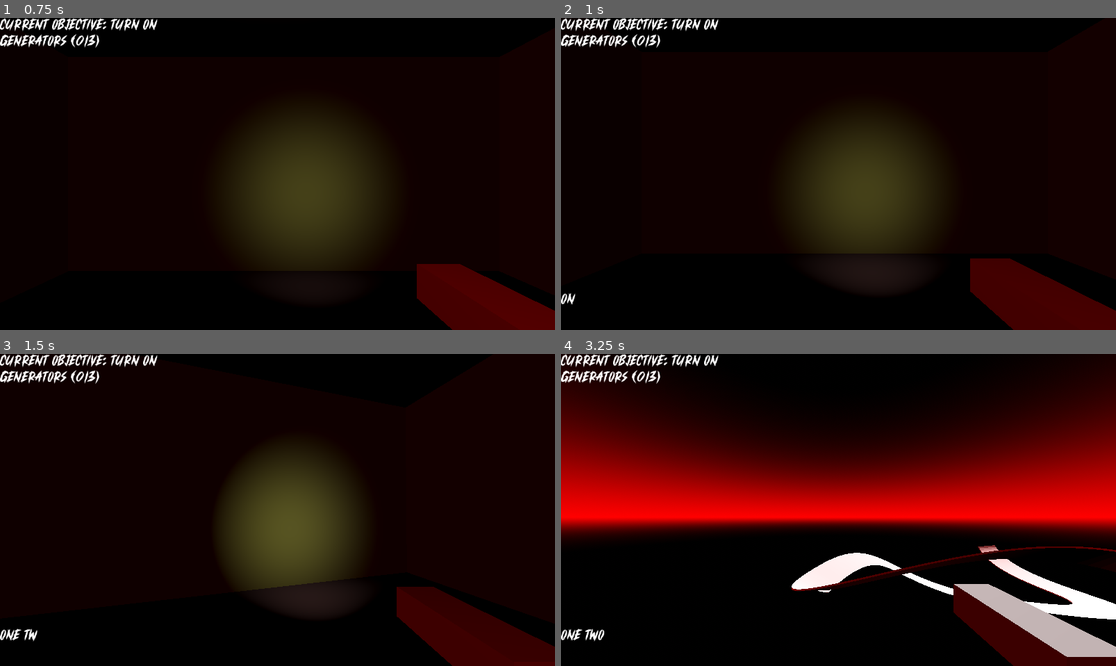
Above: before the commit, frames 1-4 (two rows, left to right).
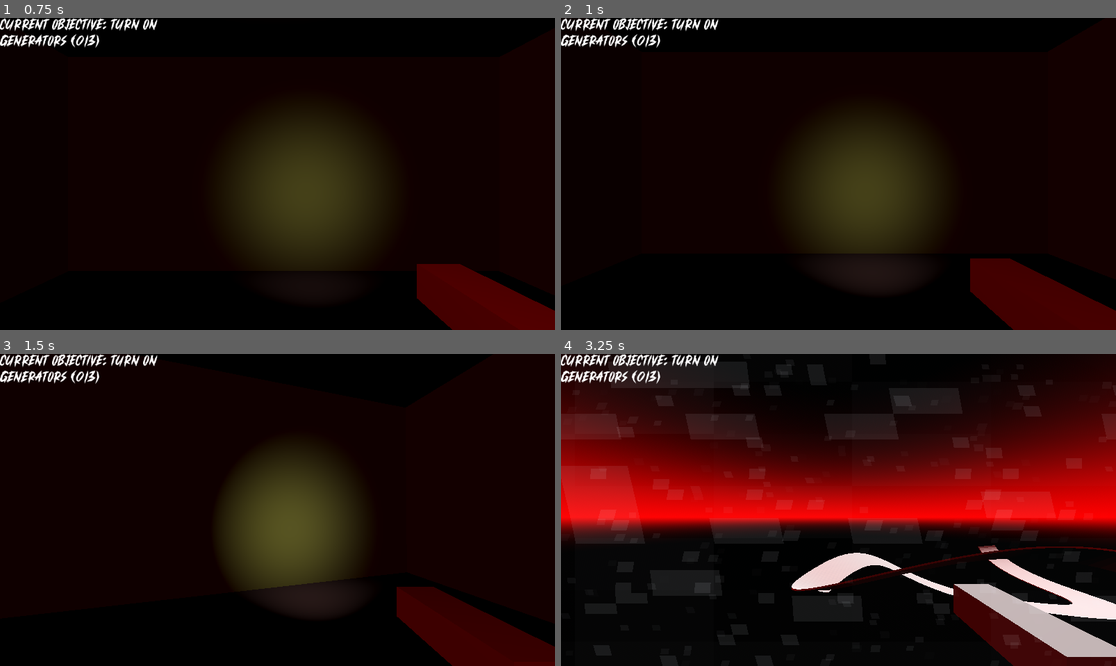
Above: after the commit, the same moments.

Repository: CodeOS99/Blackout
Game: Godot game, scene res://scenes/main_menu.tscn
Same seed, same stepped clock (60 frames per second), same inputs: the game is played once before the commit and once after it.
Inputs (mouse positions are in pixels of both pictures, inside the frame that each line leads up to):
- Up to frame 1 (0.75 s): click "Play" at 0.5 s
- Up to frame 2 (1 s): no input
- Up to frame 3 (1.5 s): tap Enter at 1.25 s; move the mouse to (305, 510) at 1.27 s; hold W (up) from 1.28 s (still down); hold Shift (sprint) from 1.28 s (still down)
- Up to frame 4 (3.25 s): keep holding W (up); tap Space (jump) at 1.52, 2.27 s; move the mouse to (810, 510) at 2.02 s; release Shift (sprint) at 2.03 s; tap Alt at 2.1 s; move the mouse to (849, 503) at 2.77 s; hold Shift (sprint) from 2.78 s (still down)

Frame 1 is identical in both runs. In frame 2, less than 0.1% of the frame differs, in the area x 0-3%, y 88-92%; in frame 3, 0.1%; in frame 4, 11%, in the area x 0-100%, y 2-100%.

Commit message:
Added a blizzard shader

Diff:
--- a/scenes/main_game.tscn
+++ b/scenes/main_game.tscn
@@ -1,8 +1,10 @@
-[gd_scene load_steps=20 format=3 uid="uid://b4lbffa2xhd1l"]
+[gd_scene load_steps=23 format=3 uid="uid://b4lbffa2xhd1l"]
 
 [ext_resource type="PackedScene" uid="uid://dn85pabpofvf6" path="res://scenes/player.tscn" id="1_t0vlm"]
 [ext_resource type="PackedScene" uid="uid://d3cdat5hlunpu" path="res://assets/doors/Door A.fbx" id="3_5xfrt"]
 [ext_resource type="Material" uid="uid://0srlogl3whdu" path="res://assets/materials/wall.tres" id="3_qxcw0"]
+[ext_resource type="Texture2D" uid="uid://b22dknk4cy2qc" path="res://assets/snowtexture.jpeg" id="4_1x4gk"]
+[ext_resource type="Script" path="res://scripts/blizzard_shader_detector.gd" id="5_7hb0s"]
 
 [sub_resource type="ProceduralSkyMaterial" id="ProceduralSkyMaterial_0hhfp"]
 sky_top_color = Color(0, 0, 0, 1)
@@ -23,7 +25,6 @@
 fog_light_energy = 2.18
 fog_density = 0.015
 volumetric_fog_enabled = true
-volumetric_fog_density = 0.025
 
 [sub_resource type="StandardMaterial3D" id="StandardMaterial3D_4k0ic"]
 albedo_color = Color(0.1594, 0.0448286, 0.00867484, 1)
@@ -65,6 +66,11 @@
 point_count = 6
 
 [sub_resource type="StandardMaterial3D" id="StandardMaterial3D_uyacc"]
+albedo_texture = ExtResource("4_1x4gk")
+uv1_triplanar = true
+
+[sub_resource type="BoxShape3D" id="BoxShape3D_csitc"]
+size = Vector3(26.7909, 14.4498, 25)
 
 [node name="MainGame" type="Node3D"]
 
@@ -172,4 +178,14 @@
 path_joined = false
 material = SubResource("StandardMaterial3D_uyacc")
 
+[node name="BlizzardShaderDetector" type="Area3D" parent="."]
+script = ExtResource("5_7hb0s")
+
+[node name="CollisionShape3D" type="CollisionShape3D" parent="BlizzardShaderDetector"]
+transform = Transform3D(1, 0, 0, 0, 1, 0, 0, 0, 1, 0.895447, 6.7249, 0)
+shape = SubResource("BoxShape3D_csitc")
+
+[connection signal="body_entered" from="BlizzardShaderDetector" to="BlizzardShaderDetector" method="_on_body_entered"]
+[connection signal="body_exited" from="BlizzardShaderDetector" to="BlizzardShaderDetector" method="_on_body_exited"]
+
 [editable path="Player"]
--- a/scenes/player.tscn
+++ b/scenes/player.tscn
@@ -1,7 +1,8 @@
-[gd_scene load_steps=6 format=3 uid="uid://dn85pabpofvf6"]
+[gd_scene load_steps=8 format=3 uid="uid://dn85pabpofvf6"]
 
 [ext_resource type="Script" path="res://scripts/player.gd" id="1_sey8o"]
 [ext_resource type="Script" path="res://scripts/dialogue_label.gd" id="2_xoino"]
+[ext_resource type="Shader" path="res://scripts/shader/screen_snow.gdshader" id="3_fc83t"]
 
 [sub_resource type="CapsuleMesh" id="CapsuleMesh_5ngrx"]
 height = 5.0
@@ -11,6 +12,13 @@
 
 [sub_resource type="BoxMesh" id="BoxMesh_l12op"]
 size = Vector3(0.43, 0.35, 1)
+
+[sub_resource type="ShaderMaterial" id="ShaderMaterial_nbony"]
+shader = ExtResource("3_fc83t")
+shader_parameter/snow_speed = 3.0
+shader_parameter/particle_density = 0.4
+shader_parameter/wind_chaos = 1.2
+shader_parameter/vignette_amount = 0.12
 
 [node name="Player" type="CharacterBody3D"]
 script = ExtResource("1_sey8o")
@@ -37,7 +45,9 @@
 spot_range = 6.19936
 spot_angle = 38.3213
 
-[node name="Control" type="Control" parent="."]
+[node name="CanvasLayer" type="CanvasLayer" parent="."]
+
+[node name="HUD" type="Control" parent="CanvasLayer"]
 layout_mode = 3
 anchors_preset = 15
 anchor_right = 1.0
@@ -46,16 +56,7 @@
 grow_vertical = 2
 mouse_filter = 2
 
-[node name="HUD" type="Control" parent="Control"]
-layout_mode = 1
-anchors_preset = 15
-anchor_right = 1.0
-anchor_bottom = 1.0
-grow_horizontal = 2
-grow_vertical = 2
-mouse_filter = 2
-
-[node name="QuestLabel" type="Label" parent="Control/HUD"]
+[node name="QuestLabel" type="Label" parent="CanvasLayer/HUD"]
 layout_mode = 0
 offset_right = 40.0
 offset_bottom = 16.0
@@ -63,7 +64,7 @@
 text = "Current Objective: Turn on
 generators (0/3)"
 
-[node name="DialogueLabel" type="RichTextLabel" parent="Control/HUD"]
+[node name="DialogueLabel" type="RichTextLabel" parent="CanvasLayer/HUD"]
 layout_mode = 1
 anchors_preset = 12
 anchor_top = 1.0
@@ -74,3 +75,13 @@
 grow_vertical = 0
 theme_override_font_sizes/normal_font_size = 30
 script = ExtResource("2_xoino")
+
+[node name="BlizzardShaderRect" type="ColorRect" parent="CanvasLayer"]
+visible = false
+material = SubResource("ShaderMaterial_nbony")
+anchors_preset = 15
+anchor_right = 1.0
+anchor_bottom = 1.0
+grow_horizontal = 2
+grow_vertical = 2
+mouse_filter = 2
--- /dev/null
+++ b/scripts/Globals.gd
@@ -0,0 +1,3 @@
+class_name Globals extends Node
+
+static var player: Player
--- /dev/null
+++ b/scripts/blizzard_shader_detector.gd
@@ -0,0 +1,7 @@
+extends Area3D
+
+func _on_body_exited(body: Node3D) -> void:
+	Globals.player.blizzard_shader_rect.visible = true
+
+func _on_body_entered(body: Node3D) -> void:
+	Globals.player.blizzard_shader_rect.visible = false
--- a/scripts/dialogue_label.gd
+++ b/scripts/dialogue_label.gd
@@ -16,7 +16,7 @@
 			if visible_characters == len(text):
 				typing = false
 				waiting = true
-	elif waiting:
+	elif waiting  :
 		if wait_time > 0:
 			wait_time -= delta
 		else:
--- a/scripts/player.gd
+++ b/scripts/player.gd
@@ -1,4 +1,4 @@
-extends CharacterBody3D
+class_name Player extends CharacterBody3D
 
 var speed
 const WALK_SPEED = 5.0
@@ -20,11 +20,13 @@
 
 @onready var head = $Head
 @onready var camera = $Head/Camera3D
-@onready var dialogue_label = $Control/HUD/DialogueLabel
+@onready var dialogue_label = $CanvasLayer/HUD/DialogueLabel
+@onready var blizzard_shader_rect = $CanvasLayer/BlizzardShaderRect
 
 func _ready():
+	Globals.player = self
 	Input.set_mouse_mode(Input.MOUSE_MODE_CAPTURED)
-	add_dialogue("one two", 3)
+	#add_dialogue("one two", 3)
 
 func _unhandled_input(event):
 	if event is InputEventMouseMotion:
--- /dev/null
+++ b/scripts/shader/screen_snow.gdshader
@@ -0,0 +1,80 @@
+shader_type canvas_item;
+
+uniform float snow_speed : hint_range(0.1, 3.0) = 1.5;
+uniform float particle_density : hint_range(0.0, 1.0) = 0.4;
+uniform float wind_chaos : hint_range(0.0, 2.0) = 1.2;
+uniform float vignette_amount : hint_range(0.0, 0.4) = 0.12;
+
+float hash(vec2 p) {
+    return fract(sin(dot(p, vec2(127.1, 311.7))) * 43758.5453);
+}
+
+float hash13(vec3 p3) {
+    p3 = fract(p3 * 0.1031);
+    p3 += dot(p3, p3.zyx + 31.32);
+    return fract((p3.x + p3.y) * p3.z);
+}
+
+void fragment() {
+    vec2 uv = UV;
+    float alpha = 0.0;
+
+    // Tiny zippy particles - super fast diagonal movement
+    for (float i = 0.0; i < 3.0; i++) {
+        vec2 zip_uv = uv * vec2(60.0 + i * 10.0, 45.0 + i * 8.0);
+        float speed_mult = 2.0 + i * 0.5;
+        zip_uv.y += TIME * snow_speed * 8.0 * speed_mult;
+        zip_uv.x += TIME * wind_chaos * 3.0 * speed_mult;
+        zip_uv.x += sin(TIME * 3.0 + uv.y * 15.0) * wind_chaos * 0.8;
+
+        float particle = hash(floor(zip_uv));
+        float size = hash13(vec3(floor(zip_uv), i));
+
+        if (particle > 0.98) {
+            alpha += 0.15 * particle_density * size;
+        }
+    }
+
+    // Medium speed streaking particles
+    vec2 streak_uv = uv * vec2(35.0, 30.0);
+    streak_uv.y += TIME * snow_speed * 4.0;
+    streak_uv.x += TIME * wind_chaos * 1.5;
+    streak_uv.x += cos(TIME * 2.0 + uv.y * 8.0) * wind_chaos * 0.6;
+    float streaks = hash(floor(streak_uv));
+    if (streaks > 0.95) {
+        alpha += 0.2 * particle_density;
+    }
+
+    // Occasional visible snowflakes
+    vec2 snow_uv = uv * vec2(8.0, 12.0);
+    snow_uv.y += TIME * snow_speed * 1.2;
+    snow_uv.x += sin(TIME * 0.6 + uv.y * 3.0) * wind_chaos * 0.3;
+    float snow = hash(floor(snow_uv));
+    if (snow > 0.88) {
+        alpha += 0.25 * particle_density * 0.8;
+    }
+
+    // Atmospheric haze/wind effect
+    float wind_x = uv.x + TIME * 0.3;
+    float wind_y = uv.y * 2.0 + TIME * 0.15;
+    float haze = hash(vec2(floor(wind_x * 4.0), floor(wind_y * 3.0)));
+    alpha += haze * 0.03;
+
+    // Subtle vignette - just darkens the outer edges
+    vec2 center = uv - 0.5;
+    float dist = length(center);
+    float vignette = smoothstep(0.5, 1.2, dist);
+
+    // Keep particles white
+    vec3 color = vec3(0.95, 0.97, 1.0);
+
+    // Apply subtle dark vignette
+    float edge_dark = vignette * vignette_amount;
+    color = mix(color, vec3(0.3, 0.35, 0.4), edge_dark);
+    alpha = max(alpha, edge_dark * 0.5);
+
+    // Clamp final alpha to keep it subtle
+    alpha = clamp(alpha, 0.0, 0.6);
+
+    COLOR = vec4(color, alpha);
+}
Binary file added: assets/snowtexture.jpeg
Not shown, added: assets/snowtexture.jpeg.import
